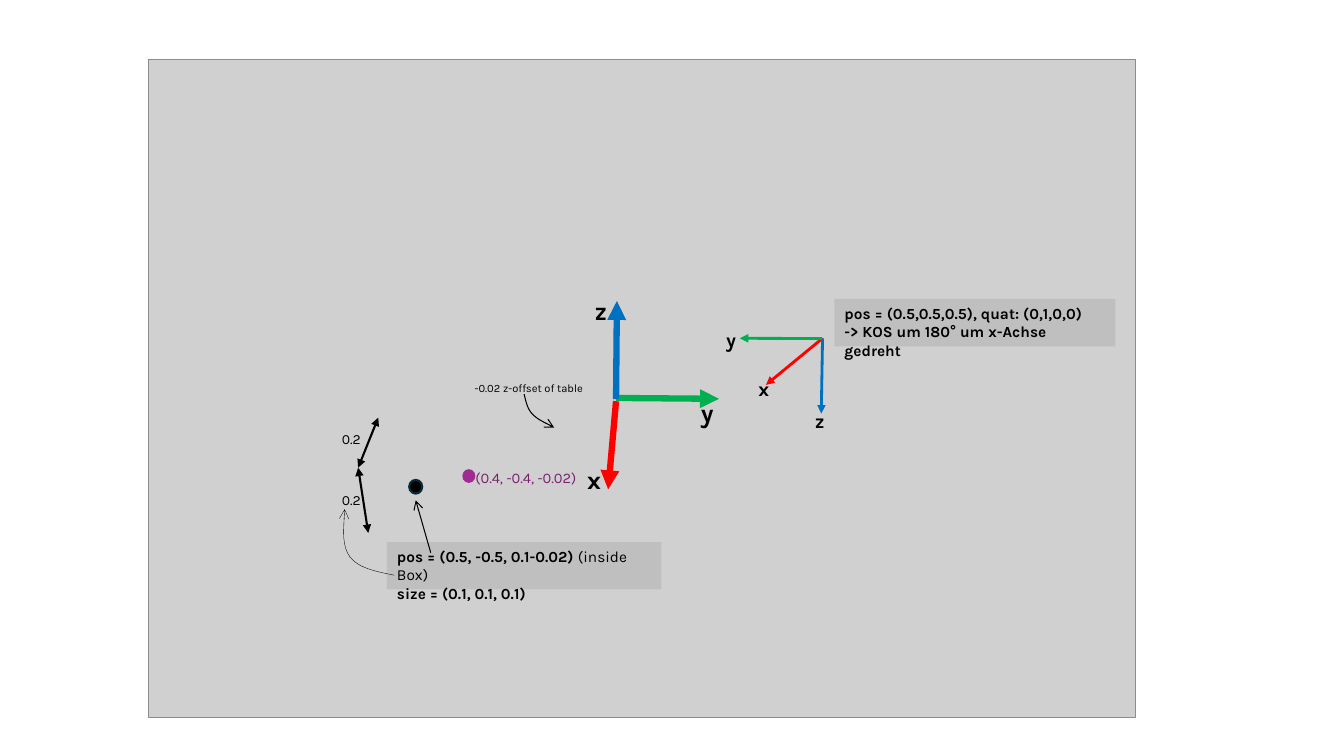
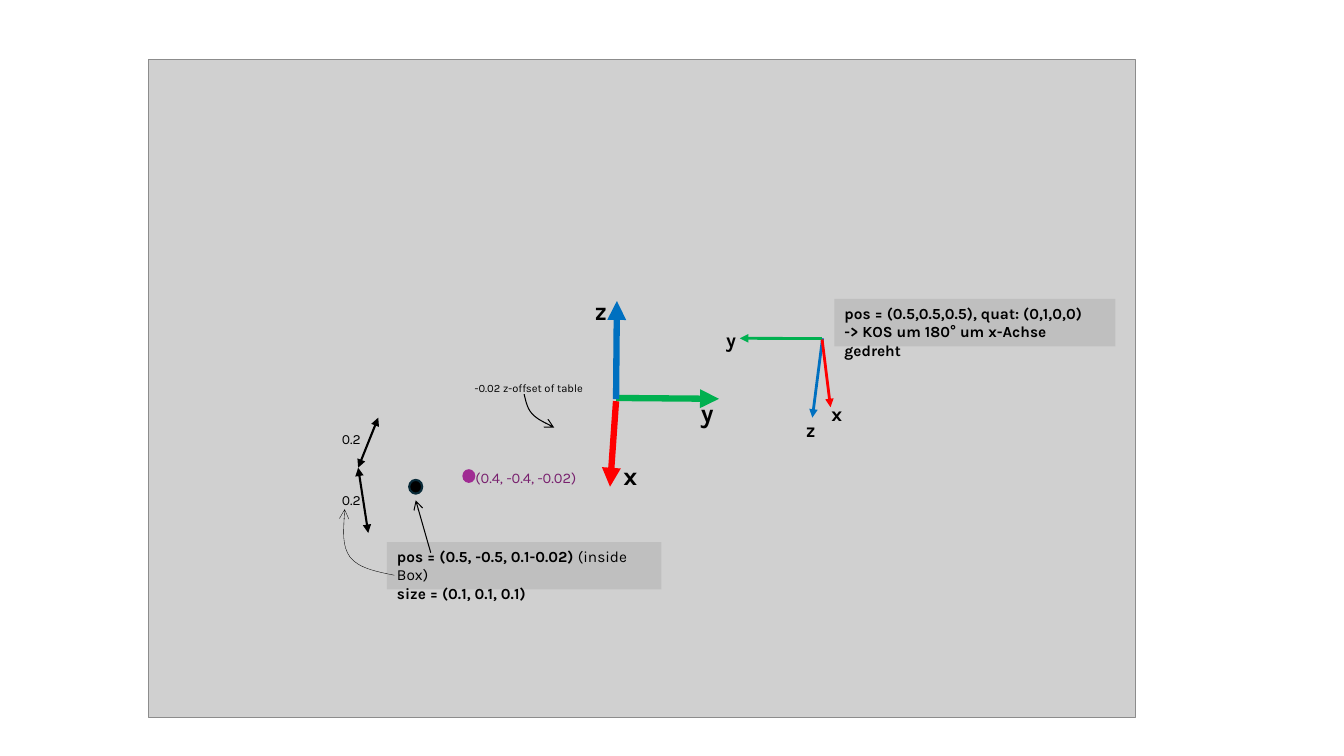
Before and after one commit to m0dd0/ALRSimulationTools, a slide deck: slide 1 of assets/ccordinate_systems.pptx. Drawn at 1344x756 pixels with LibreOffice and Linux fonts; fonts in the diff are those of the drawing; grey boxes stand for pictures. Boxes give left, top, right and bottom in pixels: in the first picture for what was removed or moved away, otherwise in the second. Text is boxed around its words. In the diff, an @@ line names an element or a change of style, - is before the commit and + after.

```diff
--- a/assets/ccordinate_systems.pptx
+++ b/assets/ccordinate_systems.pptx
@@ arrow moved from (823, 339) - (822, 413) to (823, 339) - (813, 417) @@
@@ arrow moved from (823, 339) - (766, 385) to (823, 340) - (831, 407) @@
@@ text "z" rewrapped from [815,410,825,428] to [806,427,816,437] @@
@@ text "x": place and size @@
-text "x" at [758,379,769,396]
+text "x" at [831,404,842,421]
@@ text "x" rewrapped from [587,469,601,489] to [623,472,637,485] @@
```
Also in this commit, not shown: 1 other file.
